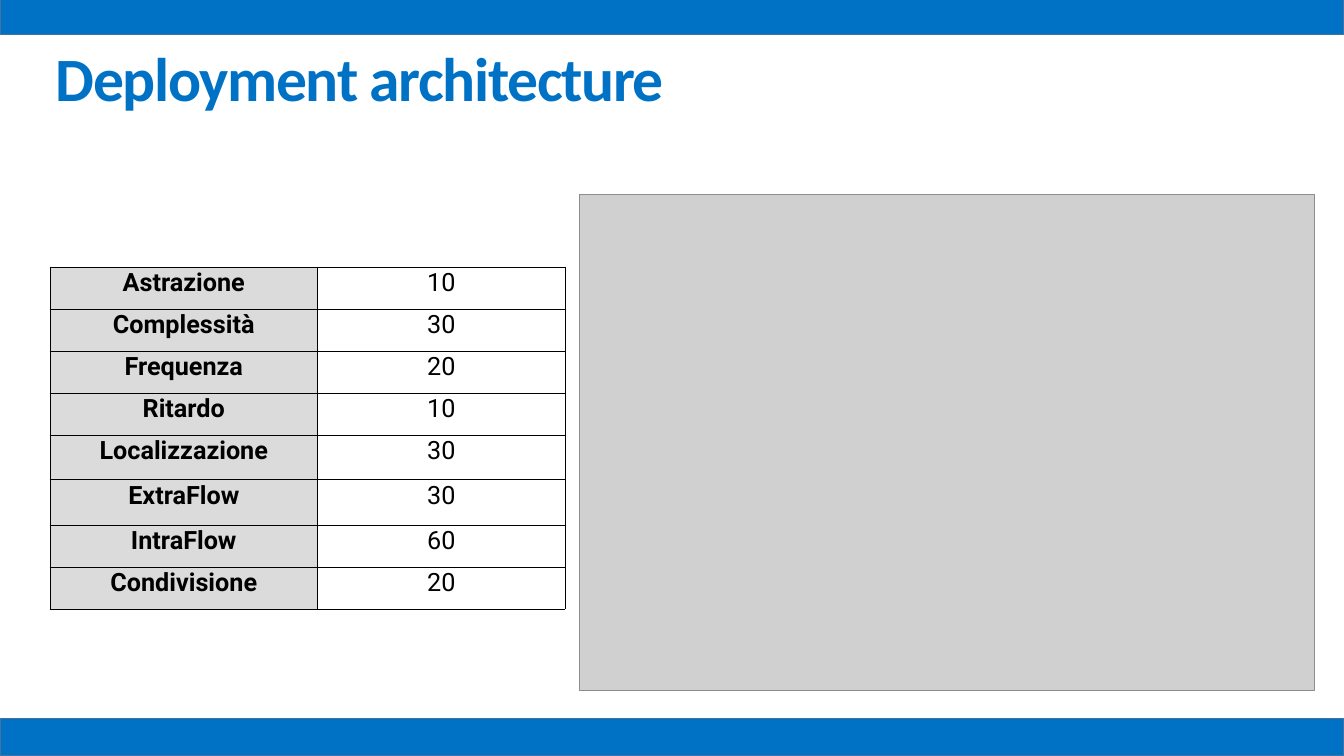
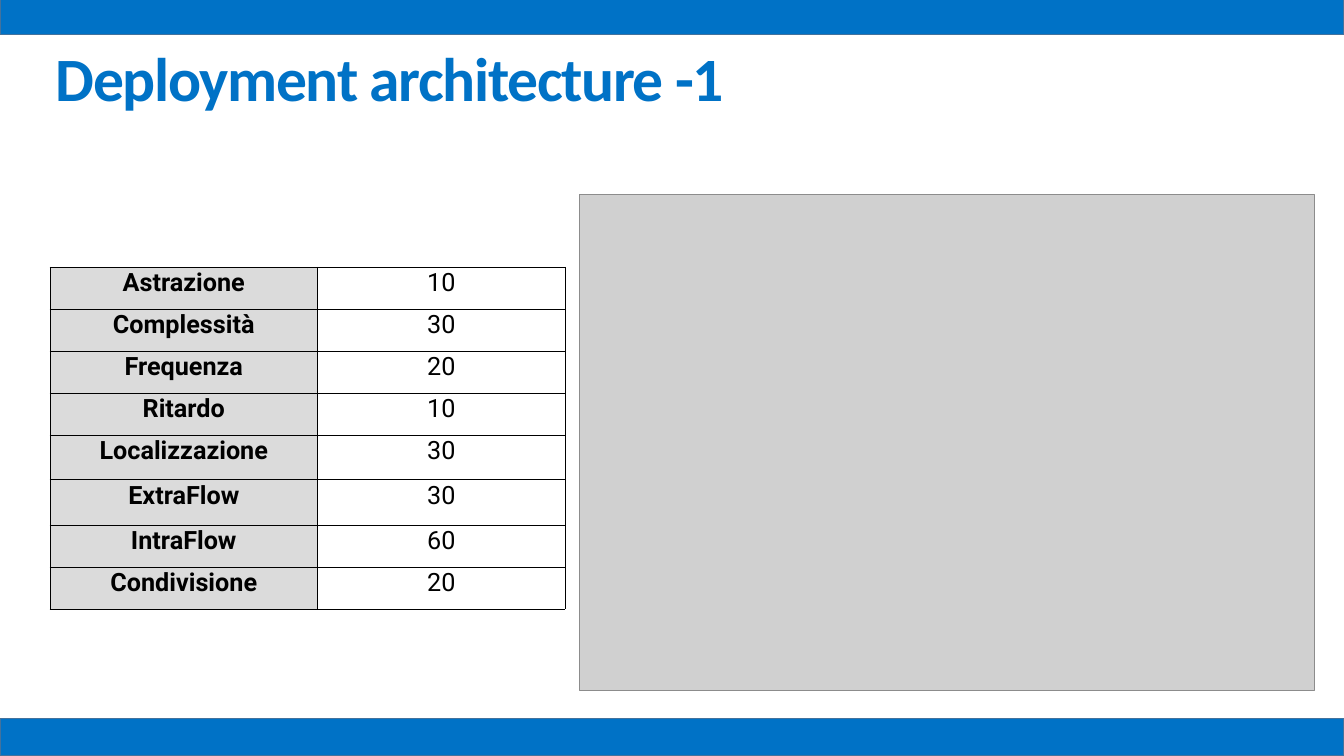
Before and after one commit to mz1991/ProgettoFebbraio2015, a slide deck: slide 34 of Febbraio 2015.pptx. Drawn at 1344x756 pixels with LibreOffice and Linux fonts; fonts in the diff are those of the drawing; grey boxes stand for pictures. Boxes give left, top, right and bottom in pixels: in the first picture for what was removed or moved away, otherwise in the second. Text is boxed around its words. In the diff, an @@ line names an element or a change of style, - is before the commit and + after.

```diff
--- a/Febbraio 2015.pptx
+++ b/Febbraio 2015.pptx
@@ text at box(56, 57, 724, 111): text changed @@
-Deployment architecture
+Deployment architecture -1
```
Also in this commit, not shown: 1 other slide changed, 4 slides added, 1 other file.
